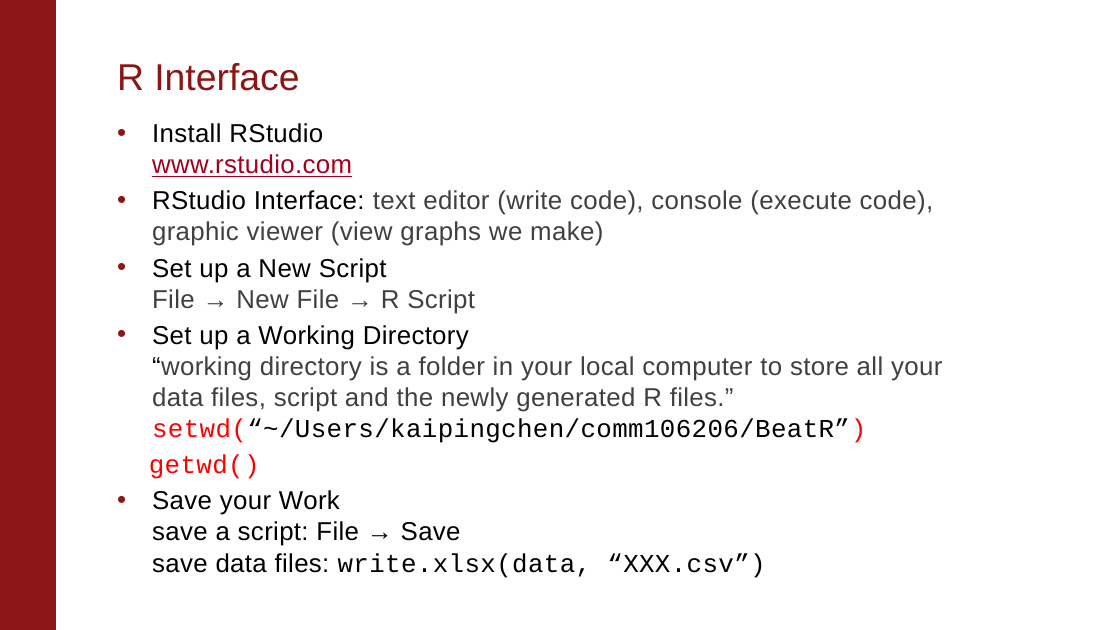
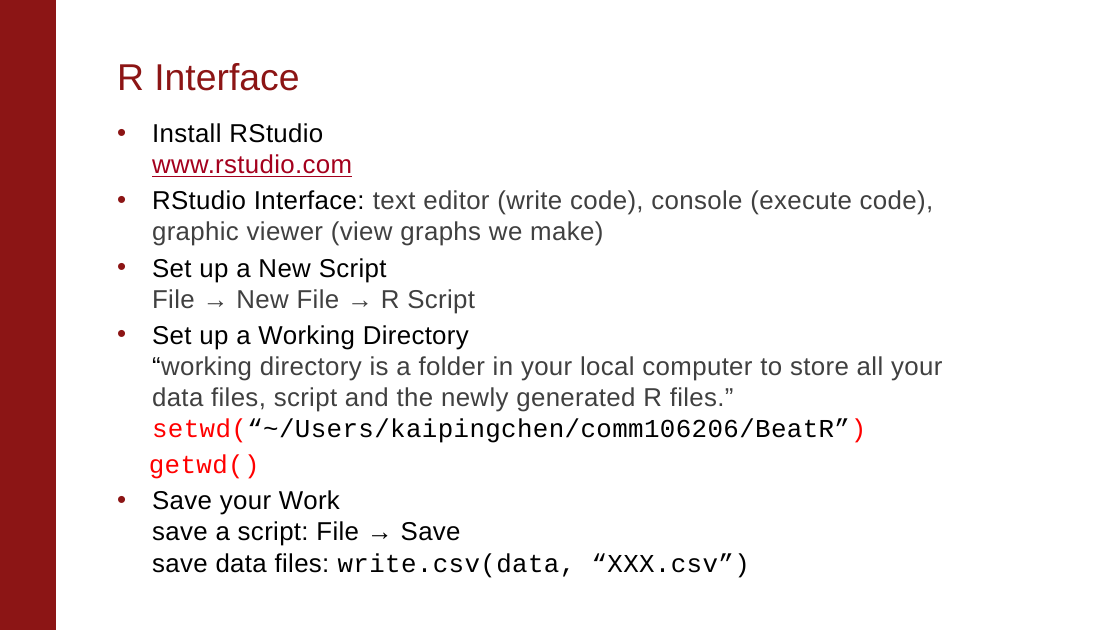
Before and after one commit to kaipingchen/com106-206-TA, a slide deck: slide 5 of KaipingAdina's Section Material/Intro Section/IntroSection.pptx. Drawn at 1120x630 pixels with LibreOffice and Linux fonts; fonts in the diff are those of the drawing; background and template pictures are left out. Boxes give left, top, right and bottom in pixels: in the first picture for what was removed or moved away, otherwise in the second. Text is boxed around its words. In the diff, an @@ line names an element or a change of style, - is before the commit and + after.

```diff
--- a/KaipingAdina's Section Material/Intro Section/IntroSection.pptx
+++ b/KaipingAdina's Section Material/Intro Section/IntroSection.pptx
@@ text at [152,490,750,578]: text changed @@
-• Save your Work
-  save a script: File → Save
-  save data files: write.xlsx(data, “XXX.csv”)
+• Save your Work
+  save a script: File → Save
+  save data files: write.csv(data, “XXX.csv”)
```
Also in this commit, not shown: 3 other slides changed.
